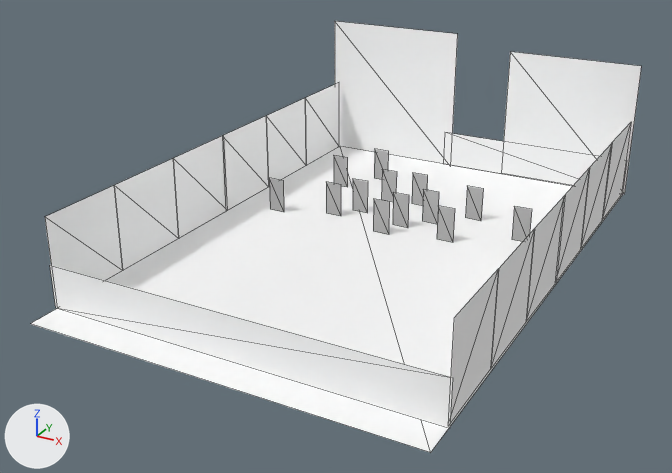
An edit to the glTF model static/garden.glb, drawn before and after from the same camera.
The view is the same before and after, from a camera (50 mm lens) standing at (41.2, -92.5, 41.9) and looking at (-1.5, -15.0, 3.2). The lights are fixed; the arrows at lower left show +X, +Y and +Z. Mesh edges are drawn as thin lines. Where no turn or scale is listed for an object, it has been applied to the vertices.

Objects in the first picture: 'Dok-02', 'Dok-03', 'Dok-04', 'Dok-05', 'Dok-06', 'FAF', 'FrontWall', 'Grass', 'RearWall', 'Store-01', 'Store-02', 'StoreBack'.
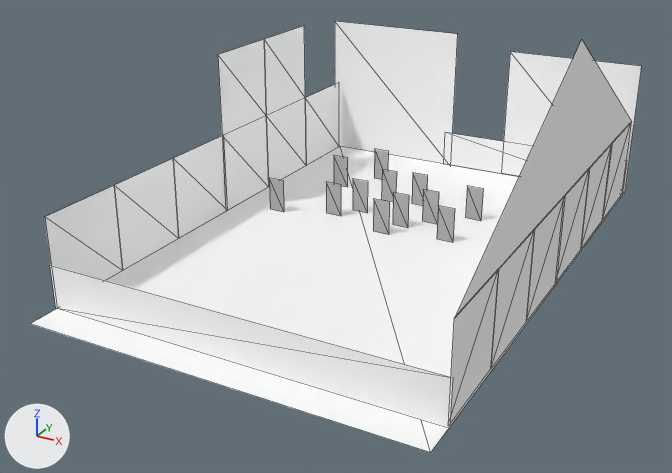
What changed in the scene script:
```text
Add mat_storeroof:
    mat_storeroof = principled_material('StoreRoof')
    mat_storeroof.base_color = (1.0, 1.0, 1.0)  # white #ffffff
    mat_storeroof.metallic = 1.0
    mat_storeroof.roughness = 1.0
Add mat_dok5000_door_topleft:
    mat_dok5000_door_topleft = principled_material('Dok5000-Door-TopLeft')
    mat_dok5000_door_topleft.base_color = (1.0, 1.0, 1.0)  # white #ffffff
    mat_dok5000_door_topleft.metallic = 1.0
    mat_dok5000_door_topleft.roughness = 1.0
Add mat_dok5000_door_topright:
    mat_dok5000_door_topright = principled_material('Dok5000-Door-TopRight')
    mat_dok5000_door_topright.base_color = (1.0, 1.0, 1.0)  # white #ffffff
    mat_dok5000_door_topright.metallic = 1.0
    mat_dok5000_door_topright.roughness = 1.0
Add me_plane_003:
    me_plane_003.from_pydata([(0.0, -28.1, 0.0), (0.0, 0.0, 15.0), (0.0, 28.1, 0.0)], [], [(0, 1, 2)])
    me_plane_003.materials.append(mat_storeroof)  # white #ffffff
Add me_plane_002:
    me_plane_002.from_pydata([(0.0, 4.7, -4.7), (0.0, 4.7, 4.7), (0.0, -4.7, 4.7), (0.0, -4.7, -4.7)], [], [(0, 1, 2), (0, 2, 3)])
    me_plane_002.materials.append(mat_dok5000_door_topleft)  # white #ffffff
Add me_plane_001:
    me_plane_001.from_pydata([(0.0, 4.7, -4.7), (0.0, 4.7, 4.7), (0.0, -4.7, 4.7), (0.0, -4.7, -4.7)], [], [(0, 1, 2), (0, 2, 3)])
    me_plane_001.materials.append(mat_dok5000_door_topright)  # white #ffffff
Add ob_storeroof:
    ob_storeroof = bpy.data.objects.new('StoreRoof', me_plane_003)
    ob_storeroof.location = (20.02, -8.17, 9.43)
Add ob_dok_door_topleft:
    ob_dok_door_topleft = bpy.data.objects.new('Dok-Door-TopLeft', me_plane_002)
    ob_dok_door_topleft.location = (-19.99, -3.8, 14.14)
Add ob_dok_door_topright:
    ob_dok_door_topright = bpy.data.objects.new('Dok-Door-TopRight', me_plane_001)
    ob_dok_door_topright.location = (-19.99, 5.6, 14.14)
```

Changed parts and their boxes (x1, y1, x2, y2) in the pictures (672 x 473 px):
'StoreRoof', added: after (456, 40, 631, 316)
'Dok-Door-TopLeft', added: after (218, 39, 266, 136)
'Dok-Door-TopRight', added: after (264, 26, 305, 116)
